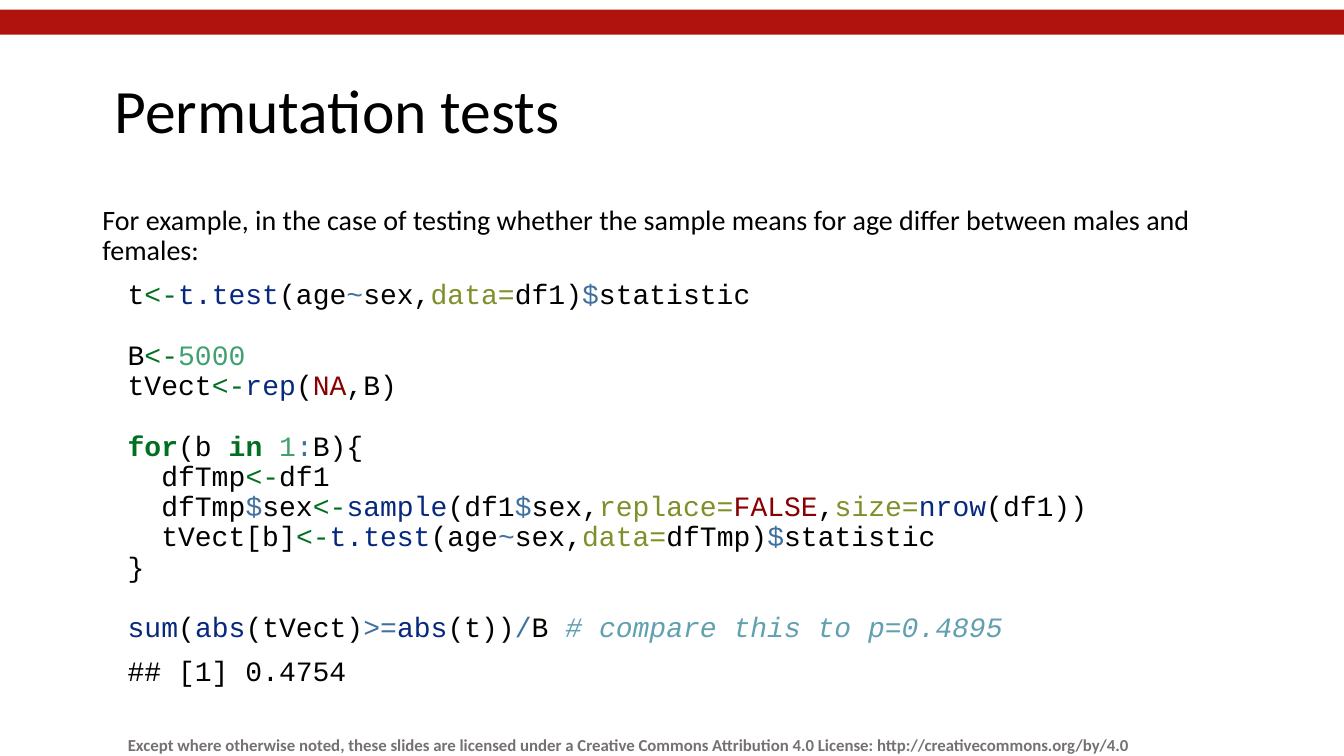
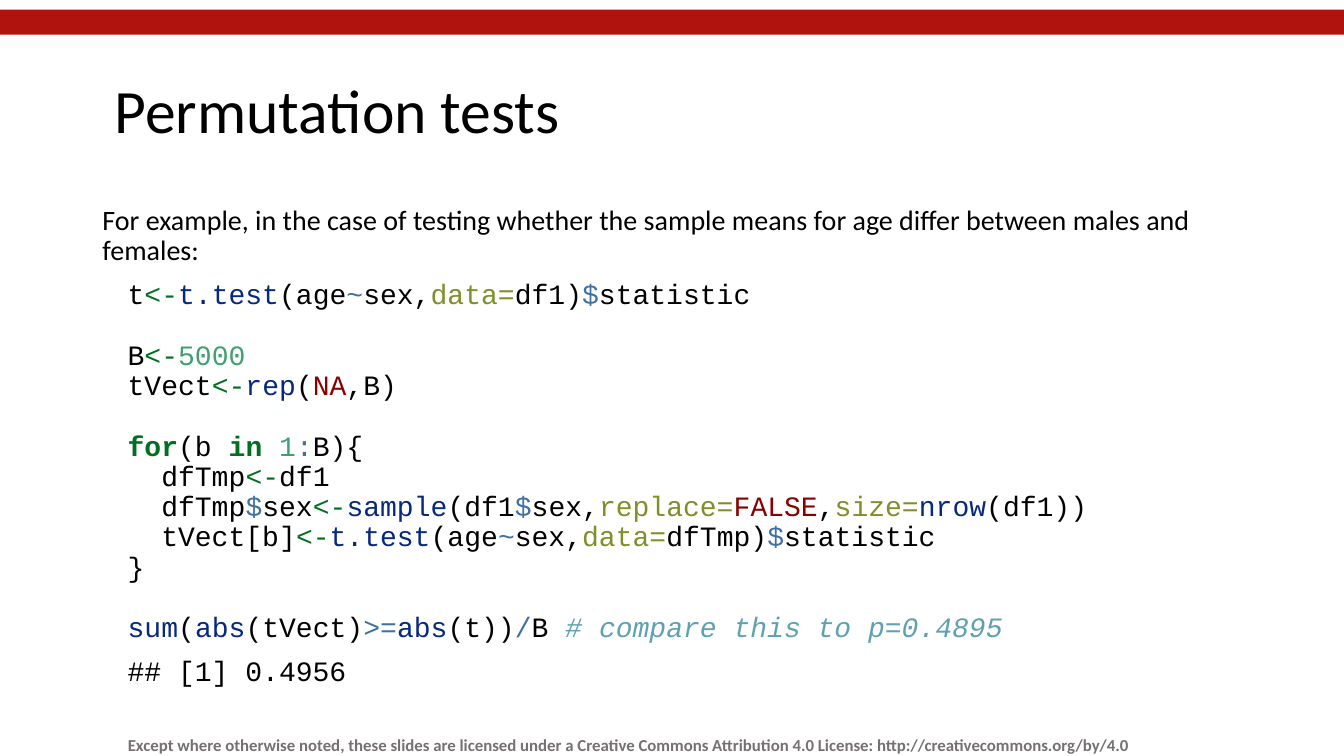
Before and after one commit to mlw-stats/R_And_Statistics_Training_2021, a slide deck: slide 64 of Session4/MLW_KUHeS_RandStatistics_Session4.pptx. Drawn at 1344x756 pixels with LibreOffice and Linux fonts; fonts in the diff are those of the drawing; background and template pictures are left out. Boxes give left, top, right and bottom in pixels: in the first picture for what was removed or moved away, otherwise in the second. Text is boxed around its words. In the diff, an @@ line names an element or a change of style, - is before the commit and + after.

```diff
--- a/Session4/MLW_KUHeS_RandStatistics_Session4.pptx
+++ b/Session4/MLW_KUHeS_RandStatistics_Session4.pptx
@@ text at (x1=178, y1=662, x2=346, y2=687): text changed @@
-## [1] 0.4754
+## [1] 0.4956
```
Also in this commit, not shown: 3 other slides changed.
